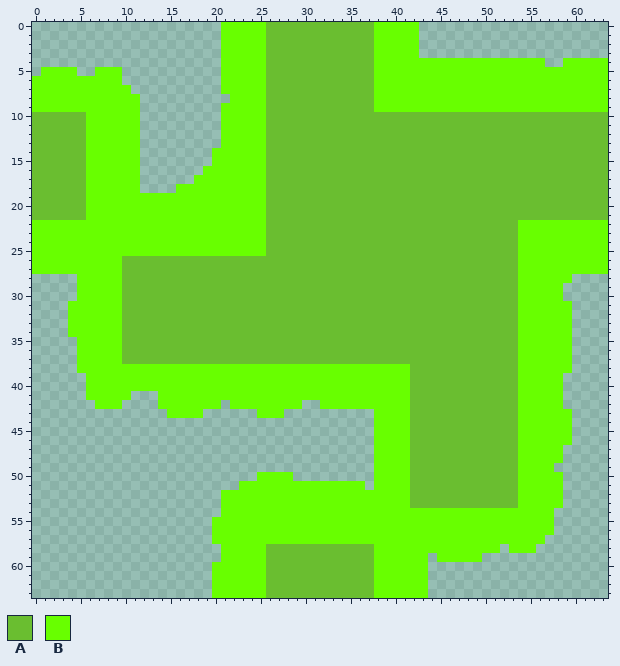
One commit to this pixel-art file: Assets/_MagicGame/Content/_Visuals/Aseprite/TerrainTiles/GrassTiles/terr_tile_grass.aseprite. Above is the file before it was changed.
64x64 pixels, 1 frame.
Palette (. is transparent): A #6abe30  B #68ff00
New version:
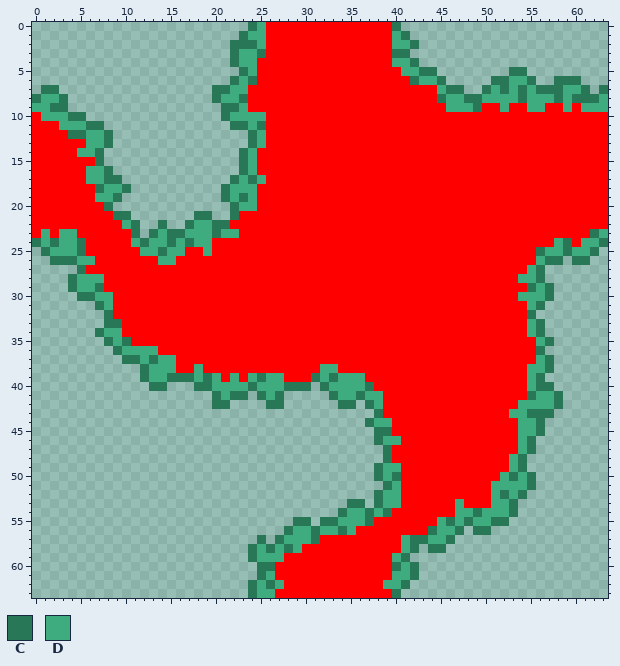
Colours new in this view: C #287857  D #3eac7f
What changed:
layer "grass" added
layer "Layer 1" removed
colour A: #6abe30 -> #ff0000
y 0: x 21..25 BBBBB -> ...CD; x 38..42 BBBBB -> AAC..
y 1: x 21..25 BBBBB -> ..CDD; x 38..42 BBBBB -> AADC.
y 2: x 21..25 BBBBB -> .CCCD; x 38..42 BBBBB -> AADDC
y 3: x 21..25 BBBBB -> .CDDC; x 38..42 BBBBB -> AACC.
y 4: x 21..25 BBBBB -> .CDDA; x 38..56 BBBBBBBBBBBBBBBBBBB -> AADDC..............; x 59..63 BBBBB -> .....
y 5: x 1..4 BBBB -> ....; x 7..9 BBB -> ...; x 21..25 BBBBB -> ..CDA; x 38..63 BBBBBBBBBBBBBBBBBBBBBBBBBB -> AAADDCC........CC.........
y 6: x 0..9 BBBBBBBBBB -> ..........; x 21..25 BBBBB -> .CDCA; x 38..63 BBBBBBBBBBBBBBBBBBBBBBBBBB -> AAAACDDC.....CCDDC..CCC...
y 7: x 0..10 BBBBBBBBBBB -> .CC........; x 20..25 .BBBBB -> CCDDAA; x 38..63 BBBBBBBBBBBBBBBBBBBBBBBBBB -> AAAAAAADCC..CDCDCDCCCDDC.C
y 8: x 0..11 BBBBBBBBBBBB -> CDDC........; x 20..25 ..BBBB -> CDDCAA; x 38..63 BBBBBBBBBBBBBBBBBBBBBBBBBB -> AAAAAAACDDCCDDDDCDDDCDCCCD
y 9: x 0..11 BBBBBBBBBBBB -> DDCC........; x 21..25 BBBBB -> CCDAA; x 38..63 BBBBBBBBBBBBBBBBBBBBBBBBBB -> AAAAAAAADDDCAADAADDAADADDD
y 10: x 1..11 AAAAABBBBBB -> DDDCC......; x 21..25 BBBBB -> CDDDD
y 11: x 3..11 AAABBBBBB -> DDDCC....; x 21..25 BBBBB -> .CCDC
y 12: x 4..11 AABBBBBB -> CCDDC...; x 21..25 BBBBB -> ...CD
y 13: x 6..11 BBBBBB -> DDC...; x 21..25 BBBBB -> ...CD
y 14: x 5..11 ABBBBBB -> DDC....; x 20..25 BBBBBB -> ...CDA
y 15: x 6..11 BBBBBB -> AC....; x 20..25 BBBBBB -> ...CDA
y 16: x 6..11 BBBBBB -> DDC...; x 19..25 BBBBBBB -> ....CDA
y 17: x 6..11 BBBBBB -> DDCC..; x 18..25 BBBBBBBB -> ....CDCD
y 18: x 6..11 BBBBBB -> ACDDC.; x 16..25 BBBBBBBBBB -> .....CDDDA
y 19: x 6..25 BBBBBBBBBBBBBBBBBBBB -> ADDC...........CDCDA
y 20: x 6..25 BBBBBBBBBBBBBBBBBBBB -> AAC.............CDDA
y 21: x 6..25 BBBBBBBBBBBBBBBBBBBB -> AAACC.......CC..CAAA
y 22: x 0..25 BBBBBBBBBBBBBBBBBBBBBBBBBB -> AAAAAAAAAADC..C..CDDCCAAAA; x 54..63 BBBBBBBBBB -> AAAAAAAAAA
y 23: x 0..25 BBBBBBBBBBBBBBBBBBBBBBBBBB -> ADADDAAAAAAC.CDCCDDDCDDAAA; x 54..63 BBBBBBBBBB -> AAAAAAAACD
y 24: x 0..25 BBBBBBBBBBBBBBBBBBBBBBBBBB -> CDCDDCAAAAADCDDCDCDDAAAAAA; x 54..63 BBBBBBBBBB -> AAAADCADDC
y 25: x 0..25 BBBBBBBBBBBBBBBBBBBBBBBBBB -> .CDDDCAAAAAADDCDDAADAAAAAA; x 54..63 BBBBBBBBBB -> AACDDCDDC.
y 26: x 0..9 BBBBBBBBBB -> ..CCCDDAAA; x 14..15 AA -> DD; x 54..63 BBBBBBBBBB -> AADCC.CC..
y 27: x 0..9 BBBBBBBBBB -> .....CAAAA; x 54..63 BBBBBBBBBB -> ADC.......
y 28: x 4..9 .BBBBB -> CDDDAA; x 54..59 BBBBBB -> DDC...
y 29: x 4..9 .BBBBB -> CDDCAA; x 54..58 BBBBB -> ACDC.
y 30: x 5..9 BBBBB -> CCDDA; x 54..58 BBBBB -> DDDC.
y 31: x 4..9 BBBBBB -> ...CDA; x 54..59 BBBBBB -> ADC...
y 32: x 4..9 BBBBBB -> ....CA; x 54..59 BBBBBB -> AC....
y 33: x 4..9 BBBBBB -> ....CC; x 54..59 BBBBBB -> ADC...
y 34: x 4..9 BBBBBB -> ...CDD; x 54..59 BBBBBB -> ADC...
y 35: x 5..10 BBBBBA -> ...CDC; x 54..59 BBBBBB -> AADC..
y 36: x 5..13 BBBBBAAAA -> ....CDDDD; x 54..59 BBBBBB -> AAC...
y 37: x 5..15 BBBBBAAAAAA -> .....CCDCDD; x 54..59 BBBBBB -> AADC..
y 38: x 5..41 BBBBBBBBBBBBBBBBBBBBBBBBBBBBBBBBBBBBB -> .......CDDDAADAAAAAAAAAAAAADDAAAAAAAA; x 54..59 BBBBBB -> ADDC..
y 39: x 6..41 BBBBBBBBBBBBBBBBBBBBBBBBBBBBBBBBBBBB -> ......CDDCCCDCDADADCDDAAACDCDDDAAAAA; x 54..58 BBBBB -> ADC..
y 40: x 6..41 BBBBBBBBBBBBBBBBBBBBBBBBBBBBBBBBBBBB -> .......CC...CCDDDDCDDDCCC.CDDDDCAAAA; x 54..58 BBBBB -> ADCC.
y 41: x 6..10 BBBBB -> .....; x 14..41 BBBBBBBBBBBBBBBBBBBBBBBBBBBB -> ......CDCC.CDC.....CDDCDDAAA; x 54..58 BBBBB -> ACDDC
y 42: x 7..9 BBB -> ...; x 14..29 BBBBBBB.BBBBBBBB -> ......CC....CC..; x 32..41 BBBBBBBBBB -> ..CC.CDAAA; x 54..58 BBBBB -> DDDDC
y 43: x 15..18 BBBB -> ....; x 25..27 BBB -> ...; x 38..41 BBBB -> CAAA; x 53..59 ABBBBBB -> DDCCC..
y 44: x 37..41 .BBBB -> CDDAA; x 54..59 BBBBBB -> DDC...
y 45: x 38..41 BBBB -> CCAA; x 54..59 BBBBBB -> DDC...
y 46: x 38..41 BBBB -> CDDA; x 54..59 BBBBBB -> DC....
y 47: x 38..41 BBBB -> .CAA; x 54..58 BBBBB -> DC...
y 48: x 38..41 BBBB -> .CAA; x 53..58 ABBBBB -> DC....
y 49: x 38..41 BBBB -> CDDA; x 53..57 ABBBB -> DC...
y 50: x 25..28 BBBB -> ....; x 38..41 BBBB -> CDCA; x 52..58 AABBBBB -> DCDC...
y 51: x 23..36 BBBBBBBBBBBBBB -> ..............; x 38..41 BBBB -> .CDA; x 51..58 AAABBBBB -> DDDDC...
y 52: x 21..41 BBBBBBBBBBBBBBBBBBBBB -> .................CDDA; x 51..58 AAABBBBB -> DCDC....
y 53: x 21..41 BBBBBBBBBBBBBBBBBBBBB -> ..............CC.CDDA; x 47 A -> D; x 51..58 AAABBBBB -> DDC.....
y 54: x 21..57 BBBBBBBBBBBBBBBBBBBBBBBBBBBBBBBBBBBBB -> .............CDDCDCAAAAAAADDCDDDC....
y 55: x 20..57 BBBBBBBBBBBBBBBBBBBBBBBBBBBBBBBBBBBBBB -> .........CC.CCDDDCAAAAAAADCDCDDCC.....
y 56: x 20..57 BBBBBBBBBBBBBBBBBBBBBBBBBBBBBBBBBBBBBB -> ........CDDCDDCDAAAAAAAACDDC.CC.......
y 57: x 20..56 BBBBBBBBBBBBBBBBBBBBBBBBBBBBBBBBBBBBB -> .....C.CDDDCAAAAAAAAADCCDDC..........
y 58: x 21..29 BBBBBAAAA -> ...CDCDCD; x 38..51 BBBBBBBBBBBBBB -> AAADC.CC......; x 53..55 BBB -> ...
y 59: x 21..27 BBBBBAA -> ...CDDD; x 38..43 BBBBBB -> AADC..; x 45..49 BBBBB -> .....
y 60: x 20..26 BBBBBBA -> .....CC; x 38..43 BBBBBB -> AACDC.
y 61: x 20..26 BBBBBBA -> .....CD; x 38..43 BBBBBB -> AADDC.
y 62: x 20..27 BBBBBBAA -> ....CDCD; x 38..43 BBBBBB -> ADDC..
y 63: x 20..26 BBBBBBA -> ....CDD; x 38..43 BBBBBB -> AAC...
Where, in picture pixels (left, top, right, bottom), the same in both pictures:
changed: (32, 22, 608, 598)
